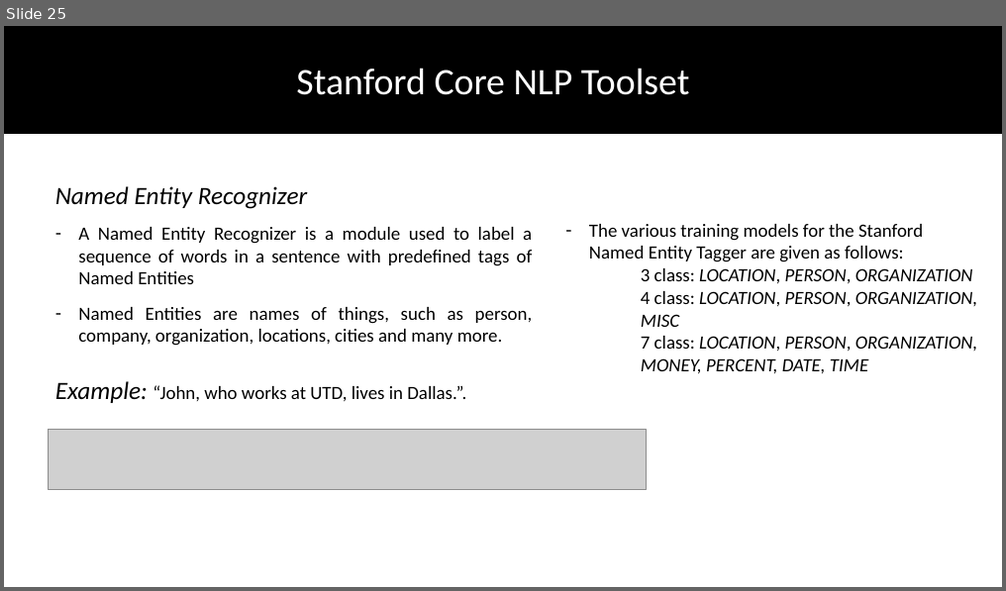
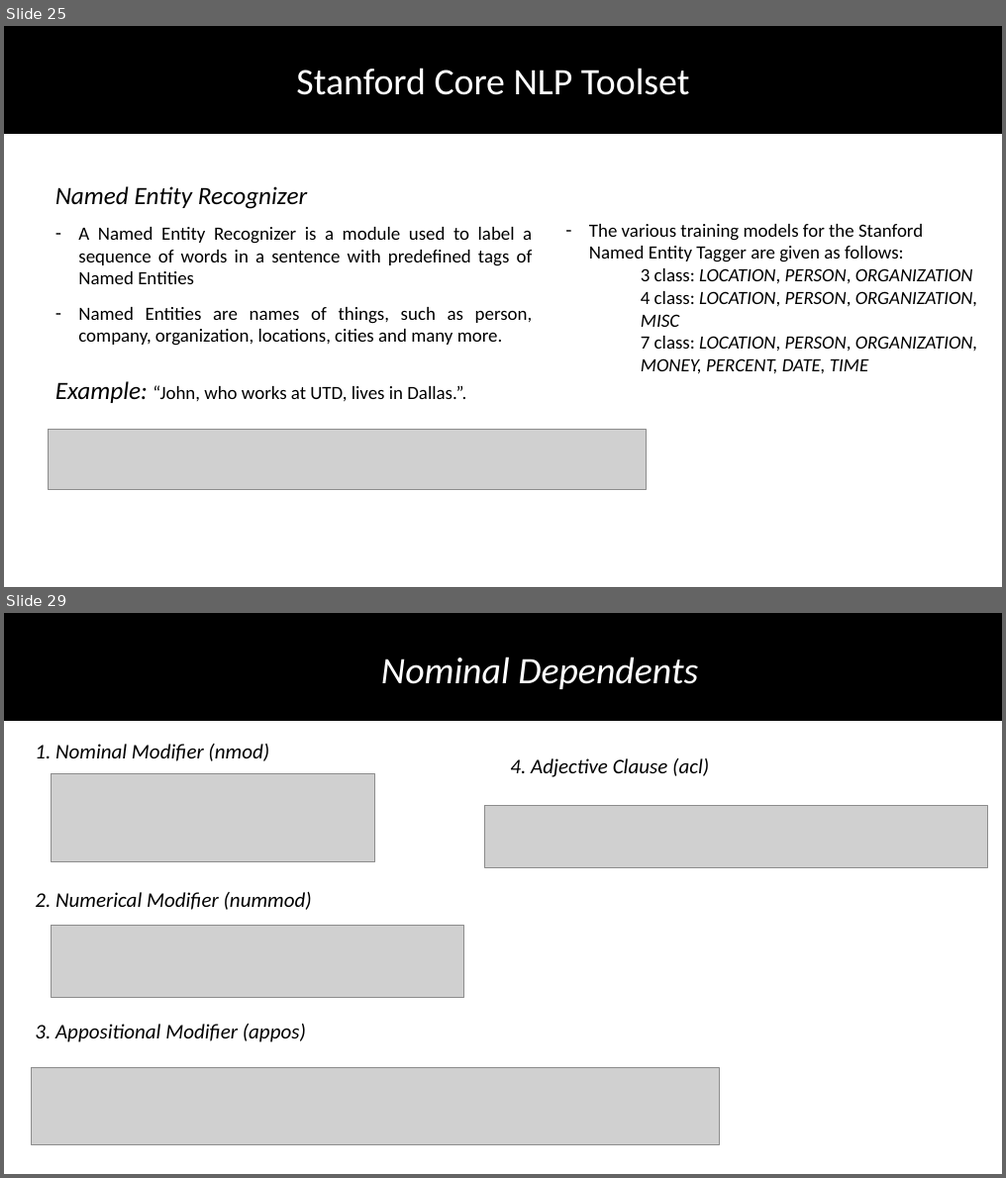
Before and after one commit to DhruvaPendharkar/thesis-project, a slide deck: Notes/ThesisPresentation.pptx. Shown one above the other, each under a label of ours: slide 25 before the commit, slides 25 and 29 after it; the slides between them are not shown. The pictures are 1006x591 and 1006x1178 pixels, drawn with LibreOffice and Linux fonts; fonts in the diff are those of the drawing; grey boxes stand for pictures. Boxes give left, top, right and bottom in pixels: in the first picture for what was removed or moved away, otherwise in the second. Text is boxed around its words. In the diff, an @@ line names an element or a change of style, - is before the commit and + after.

```diff
--- a/Notes/ThesisPresentation.pptx
+++ b/Notes/ThesisPresentation.pptx
@@ slide 29 added at [4, 613, 1002, 1174], background #FFFFFF @@
@@ rectangle added at [4, 613, 1002, 720], fill #000000, outline #000000 1 pt @@
@@ text added at [381, 657, 698, 689], 36 pt, text #FFFFFF, italic @@
+Nominal Dependents
@@ text added at [35, 744, 269, 761], 20 pt, text #000000, italic @@
+1. Nominal Modifier (nmod)
@@ text added at [510, 759, 709, 777], 20 pt, text #000000, italic @@
+4. Adjective Clause (acl)
@@ picture added at [52, 773, 375, 862] @@
@@ picture added at [484, 805, 987, 867] @@
@@ text added at [35, 892, 312, 910], 20 pt, text #000000, italic @@
+2. Numerical Modifier (nummod)
@@ picture added at [52, 925, 463, 997] @@
@@ text added at [35, 1024, 306, 1043], 20 pt, text #000000, italic @@
+3. Appositional Modifier (appos)
@@ picture added at [32, 1068, 720, 1145] @@
```
Also in this commit, not shown: 11 other slides added, 3 slides removed.
